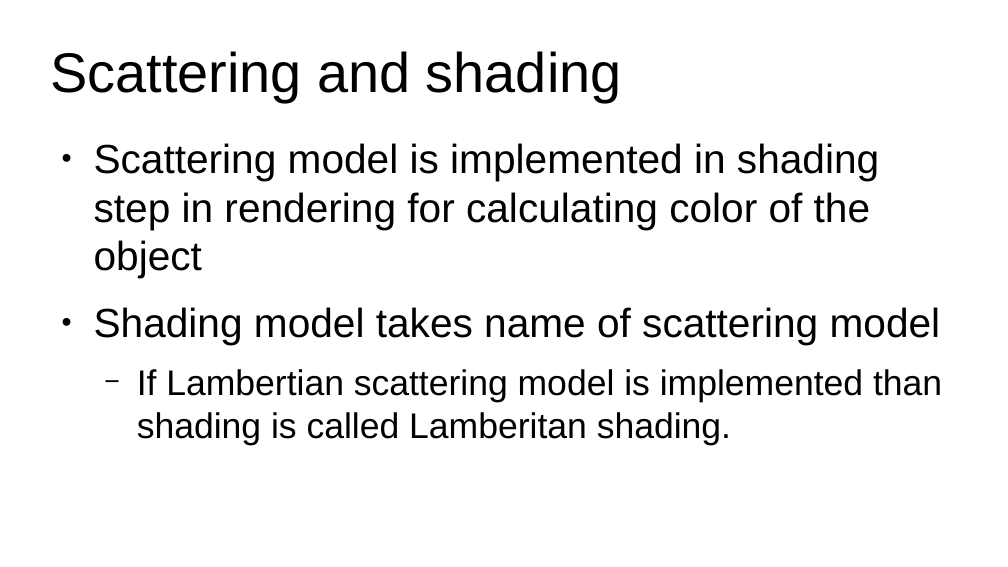
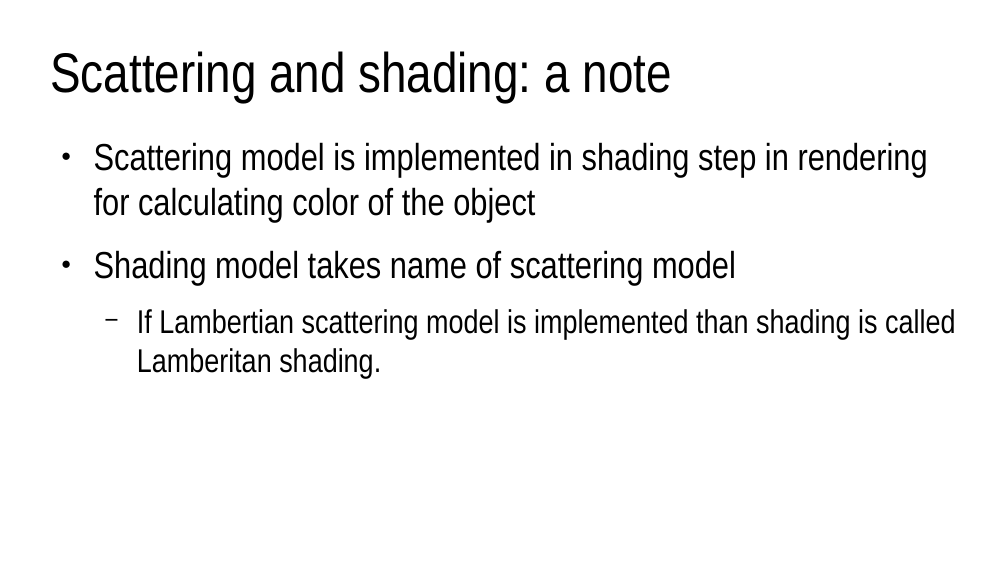
Before and after one commit to lorentzo/IntroductionToComputerGraphics, a slide deck: slide 33 of lectures/3_foundations_3d_scene/3_2_2_3D_models_material.odp (slide 27 before the commit). Drawn at 1008x567 pixels with LibreOffice and Linux fonts; fonts in the diff are those of the drawing. Boxes give left, top, right and bottom in pixels: in the first picture for what was removed or moved away, otherwise in the second. Text is boxed around its words. In the diff, an @@ line names an element or a change of style, - is before the commit and + after.

```diff
--- a/lectures/3_foundations_3d_scene/3_2_2_3D_models_material.odp
+++ b/lectures/3_foundations_3d_scene/3_2_2_3D_models_material.odp
@@ title at bbox=[50, 51, 672, 102]: text changed; font Arial to Arial Narrow @@
-Scattering and shading
+Scattering and shading: a note
@@ text "Scattering model is implemented in ..." at bbox=[94, 142, 955, 378]: size 32 to 29.6 pt in "Scattering model is implemented in shading step ...", "Shading model takes name of scattering model"; font Arial to Arial Narrow; size 28 to 25.9 pt in "If Lambertian scattering model is implemented than ..." @@
```
Also in this commit, not shown: 4 other slides changed, 8 slides added, 10 other files.
